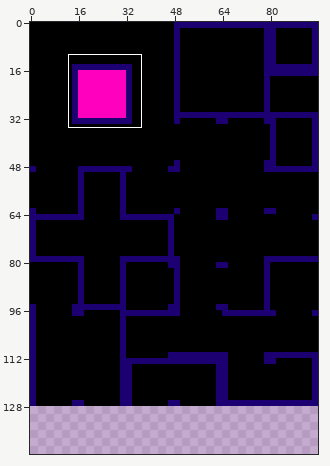
Sprite sheet -- src/content/Tolos.png. The first picture is a wide view before the edit; the outline marks the close-up.
Close-up. Old version:
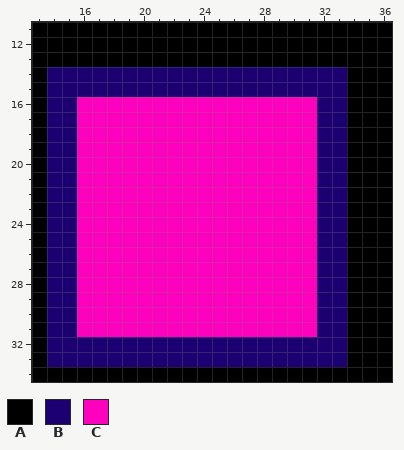
The file is 96x128 pixels. Colours within 5 levels of each other are drawn and written as one. Shown: x 13..36, y 11..34. The old version is drawn lined up with the new one, on the new canvas. The commit also changed other parts of the picture, which this record leaves out.
Palette (. is transparent): A #000000  B #1c0071  C #ff00be
Pixels before, first column x 13:
11 AAAAAAAAAAAAAAAAAAAAAAAA
12 AAAAAAAAAAAAAAAAAAAAAAAA
13 AAAAAAAAAAAAAAAAAAAAAAAA
14 ABBBBBBBBBBBBBBBBBBBBAAA
15 ABBBBBBBBBBBBBBBBBBBBAAA
16 ABBCCCCCCCCCCCCCCCCBBAAA
17 ABBCCCCCCCCCCCCCCCCBBAAA
18 ABBCCCCCCCCCCCCCCCCBBAAA
19 ABBCCCCCCCCCCCCCCCCBBAAA
20 ABBCCCCCCCCCCCCCCCCBBAAA
21 ABBCCCCCCCCCCCCCCCCBBAAA
22 ABBCCCCCCCCCCCCCCCCBBAAA
23 ABBCCCCCCCCCCCCCCCCBBAAA
24 ABBCCCCCCCCCCCCCCCCBBAAA
25 ABBCCCCCCCCCCCCCCCCBBAAA
26 ABBCCCCCCCCCCCCCCCCBBAAA
27 ABBCCCCCCCCCCCCCCCCBBAAA
28 ABBCCCCCCCCCCCCCCCCBBAAA
29 ABBCCCCCCCCCCCCCCCCBBAAA
30 ABBCCCCCCCCCCCCCCCCBBAAA
31 ABBCCCCCCCCCCCCCCCCBBAAA
32 ABBBBBBBBBBBBBBBBBBBBAAA
33 ABBBBBBBBBBBBBBBBBBBBAAA
34 AAAAAAAAAAAAAAAAAAAAAAAA
After the commit:
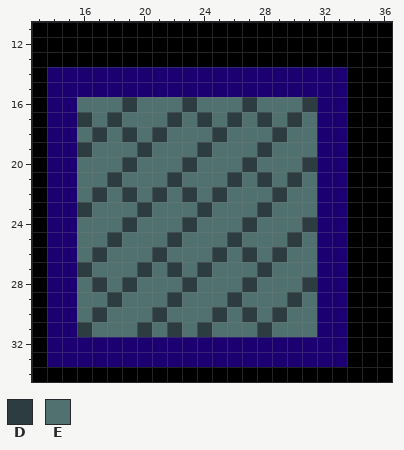
Colours new in this view: D #2c3c41  E #517171
Change:
canvas 96x128 -> 96x144
y 16: x 16..31 CCCCCCCCCCCCCCCC -> EEEDEEEDEEEDEEED
y 17: x 16..31 CCCCCCCCCCCCCCCC -> DEDEEEDEDEDEDEDE
y 18: x 16..31 CCCCCCCCCCCCCCCC -> EDEDEDEEEDEEEDEE
y 19: x 16..31 CCCCCCCCCCCCCCCC -> DEEEDEEEDEEEDEEE
y 20: x 16..31 CCCCCCCCCCCCCCCC -> EEEDEEEDEEEDEEED
y 21: x 16..31 CCCCCCCCCCCCCCCC -> EEDEEEDEEEDEDEDE
y 22: x 16..31 CCCCCCCCCCCCCCCC -> EDEDEDEDEDEEEDEE
y 23: x 16..31 CCCCCCCCCCCCCCCC -> DEEEDEEEDEEEDEEE
y 24: x 16..31 CCCCCCCCCCCCCCCC -> EEEDEEEDEEEDEEED
y 25: x 16..31 CCCCCCCCCCCCCCCC -> EEDEEEDEEEDEEEDE
y 26: x 16..31 CCCCCCCCCCCCCCCC -> EDEEEDEEEDEDEDEE
y 27: x 16..31 CCCCCCCCCCCCCCCC -> DEEEDEDEDEEEDEEE
y 28: x 16..31 CCCCCCCCCCCCCCCC -> EDEDEEEDEEEDEEED
y 29: x 16..31 CCCCCCCCCCCCCCCC -> EEDEEEDEEEDEEEDE
y 30: x 16..31 CCCCCCCCCCCCCCCC -> EDEEEDEEEDEDEDEE
y 31: x 16..31 CCCCCCCCCCCCCCCC -> DEEEDEDEDEEEDEEE
